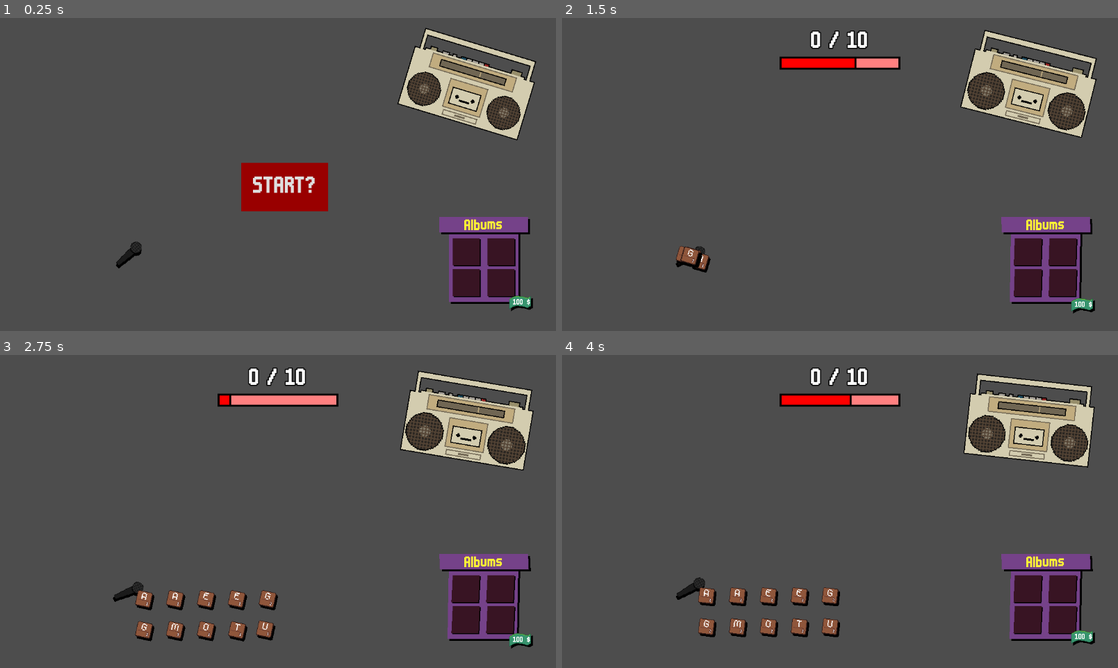
Above: before the commit, frames 1-4 (two rows, left to right).
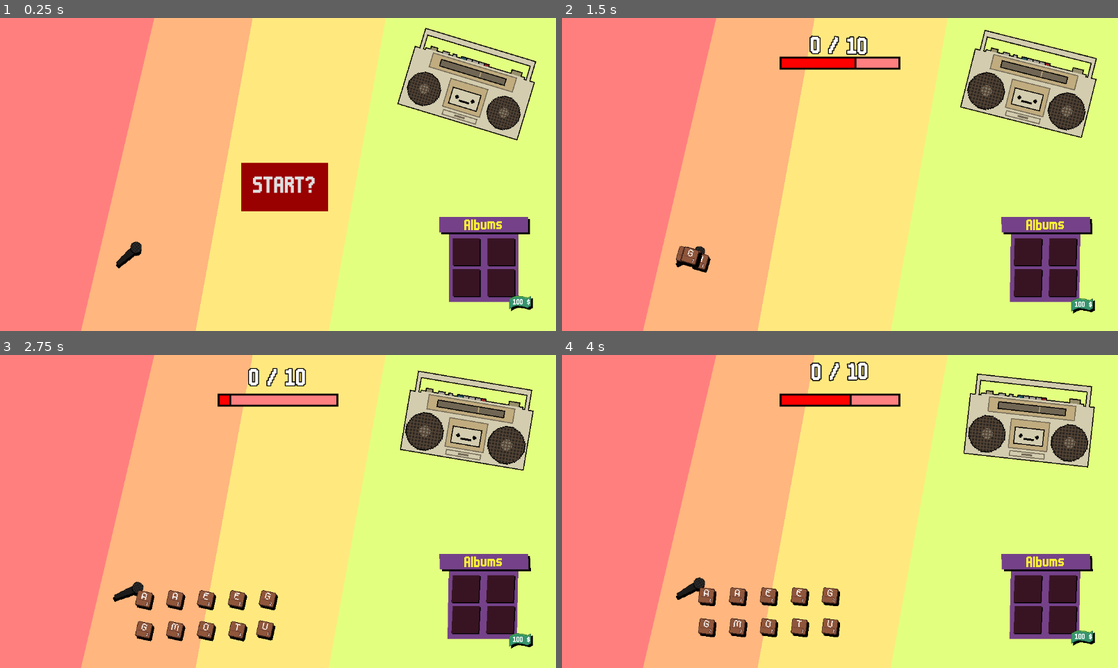
Above: after the commit, the same moments.

Repository: LiranDat/Spitandspell
Game: Godot game, scene res://scenes/main/main.tscn
The game is run twice, just before and just after one commit, with the same random seed, the same clock (stepped at 60 frames per second) and the same inputs.
Inputs (mouse positions are in pixels of both pictures, inside the frame that each line leads up to):
- Up to frame 1 (0.25 s): no input
- Up to frame 2 (1.5 s): click "START?" at 0.5 s; move the mouse to (689, 252) at 1.27 s; click (689, 252) at 1.42 s
- Up to frame 3 (2.75 s): move the mouse to (172, 599) at 2.02 s; click (172, 599) at 2.17 s
- Up to frame 4 (4 s): move the mouse to (706, 599) at 2.77 s; click (706, 599) at 2.92 s; move the mouse to (767, 596) at 3.52 s; click (767, 596) at 3.67 s

The runs differ from the first frame. In frame 1, 89% of the frame differs, in the area x 0-100%, y 0-100%; in frame 2, 90%; in frame 3, 88%; in frame 4, 89%.
Error in both runs: Invalid access of index '0' on a base object of type: 'PackedStringArray'. (res://scenes/lyrics/lyrics.gd:24)

Commit message:
mehr sway

Diff:
--- a/scenes/lyrics/lyrics.tscn
+++ b/scenes/lyrics/lyrics.tscn
@@ -1,7 +1,8 @@
-[gd_scene load_steps=6 format=3 uid="uid://cafagrb0vw5pl"]
+[gd_scene load_steps=7 format=3 uid="uid://cafagrb0vw5pl"]
 
 [ext_resource type="Script" uid="uid://ddpr70s8jwaq5" path="res://scenes/lyrics/lyrics.gd" id="1_benk7"]
 [ext_resource type="FontFile" uid="uid://6ybbtdjigu8h" path="res://fonts/m6x11.ttf" id="1_s2xdx"]
+[ext_resource type="Script" uid="uid://d0xu82sf6qglb" path="res://scenes/lyrics/score_label.gd" id="3_146f6"]
 [ext_resource type="AudioStream" uid="uid://cq5daor6swjwj" path="res://sounds/ooh.wav" id="3_a3jdk"]
 
 [sub_resource type="StyleBoxFlat" id="StyleBoxFlat_a3jdk"]
@@ -47,6 +48,7 @@
 scroll_active = false
 horizontal_alignment = 1
 vertical_alignment = 1
+script = ExtResource("3_146f6")
 
 [node name="ooh" type="AudioStreamPlayer2D" parent="."]
 stream = ExtResource("3_a3jdk")
--- /dev/null
+++ b/scenes/lyrics/score_label.gd
@@ -0,0 +1,10 @@
+extends RichTextLabel
+
+var timer = 0
+
+func sway():
+	rotation = cos(timer*.7)*0.08/PI
+
+func _process(delta):
+	timer += delta
+	sway()
--- a/scenes/main/main.tscn
+++ b/scenes/main/main.tscn
@@ -13,7 +13,6 @@
 stream = ExtResource("2_iuonh")
 
 [node name="Node2D" type="Node2D" parent="."]
-visible = false
 
 [node name="background" type="Polygon2D" parent="Node2D"]
 color = Color(1, 0.5, 0.5, 1)
Not shown, added: scenes/lyrics/score_label.gd.uid
